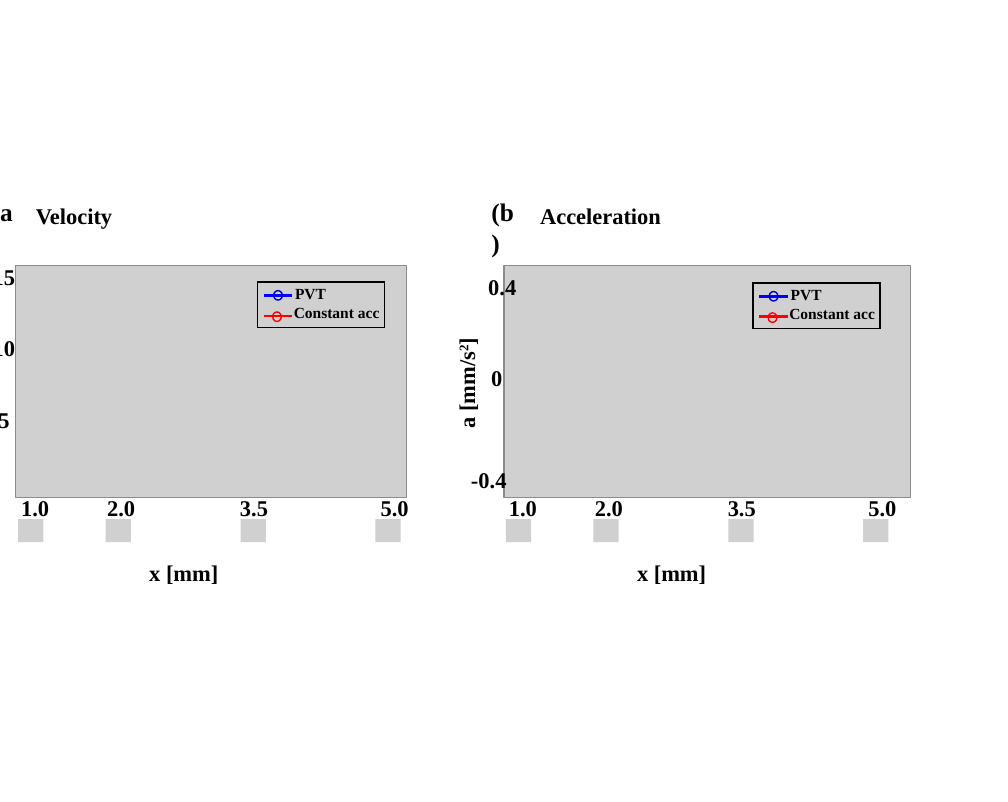
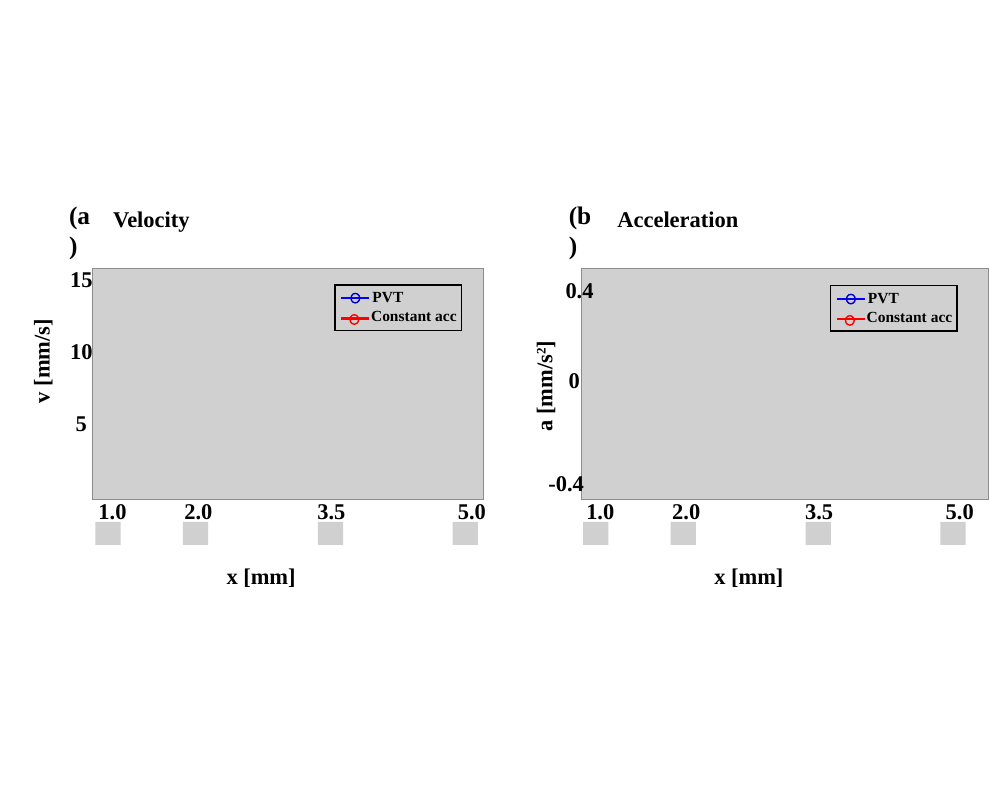
Before and after one commit to TWANG006/pvt-scheduler, a slide deck: slide 3 of paper/fig-ppt/simulation_1d.pptx. Drawn at 1008x802 pixels with LibreOffice and Linux fonts; fonts in the diff are those of the drawing; grey boxes stand for pictures. Boxes give left, top, right and bottom in pixels: in the first picture for what was removed or moved away, otherwise in the second. Text is boxed around its words. In the diff, an @@ line names an element or a change of style, - is before the commit and + after.

```diff
--- a/paper/fig-ppt/simulation_1d.pptx
+++ b/paper/fig-ppt/simulation_1d.pptx
@@ 2 texts, 1 rectangle: place and size @@
-2 texts, 1 rectangle at [240,282,502,522]
+2 texts, 1 rectangle at [317,284,580,525]
@@ 5 texts, 2 ellipses, 2 lines: place and size @@
-5 texts, 2 ellipses, 2 lines at [263,278,822,584]
+5 texts, 2 ellipses, 2 lines at [341,281,899,587]
@@ 10 texts, 1 rectangle: place and size @@
-10 texts, 1 rectangle at [0,208,896,522]
+10 texts, 1 rectangle at [70,211,974,525]
@@ text added at [30,326,55,403], 16 pt, text #000000, bold @@
+v [mm/s]
@@ 8 texts, 2 pictures, 2 ellipses, 2 lines: place and size @@
-8 texts, 2 pictures, 2 ellipses, 2 lines at [0,203,911,584]
+8 texts, 2 pictures, 2 ellipses, 2 lines at [69,206,988,587]
@@ picture removed at [18,519,44,542] @@
@@ picture added at [95,522,120,545] @@
@@ picture removed at [105,519,131,542] @@
@@ picture added at [183,522,208,545] @@
@@ picture removed at [241,519,266,542] @@
@@ picture added at [318,522,343,545] @@
@@ picture removed at [375,519,401,542] @@
@@ picture added at [452,522,478,545] @@
@@ picture removed at [506,519,531,542] @@
@@ picture added at [583,522,608,545] @@
@@ picture removed at [593,519,618,542] @@
@@ picture added at [670,522,695,545] @@
@@ picture removed at [728,519,753,542] @@
@@ picture added at [806,522,831,545] @@
@@ picture removed at [863,519,889,542] @@
@@ picture added at [940,522,965,545] @@
```
Also in this commit, not shown: 1 other slide changed, 1 slide removed, 1 other file.
